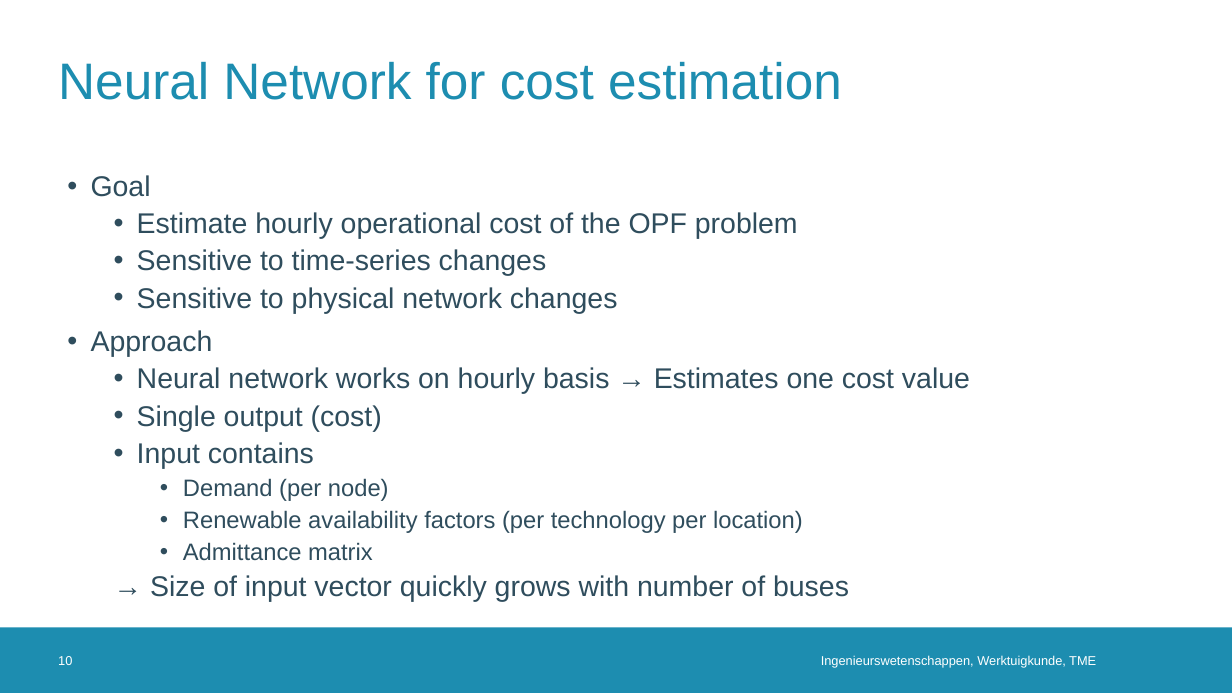
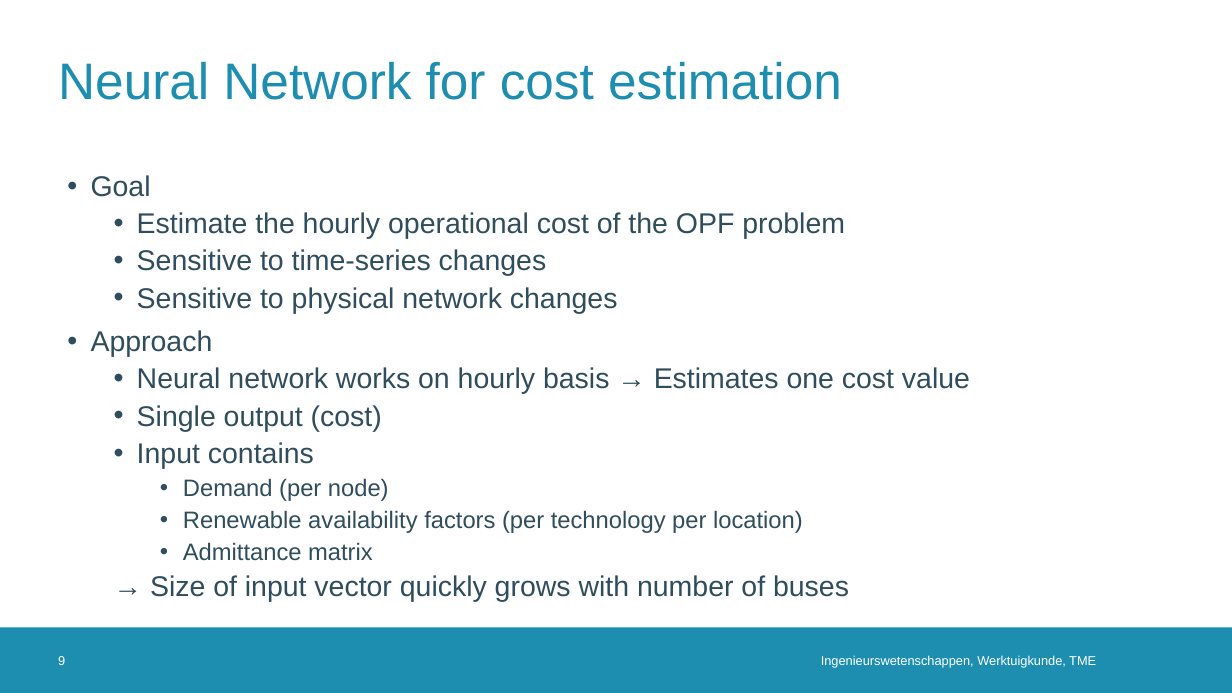
Before and after one commit to erikfilias/JointResearch, a slide deck: slide 9 of 02. Presentations/PresentationGroup_KP.pptx (slide 10 before the commit). Drawn at 1232x693 pixels with LibreOffice and Linux fonts; fonts in the diff are those of the drawing; background and template pictures are left out. Boxes give left, top, right and bottom in pixels: in the first picture for what was removed or moved away, otherwise in the second. Text is boxed around its words. In the diff, an @@ line names an element or a change of style, - is before the commit and + after.

```diff
--- a/02. Presentations/PresentationGroup_KP.pptx
+++ b/02. Presentations/PresentationGroup_KP.pptx
@@ text at (137, 212, 845, 239): text changed @@
-  • Estimate hourly operational cost of the OPF problem
+  • Estimate the hourly operational cost of the OPF problem
@@ page number at (58, 656, 65, 665): text changed @@
-10
+9
```
